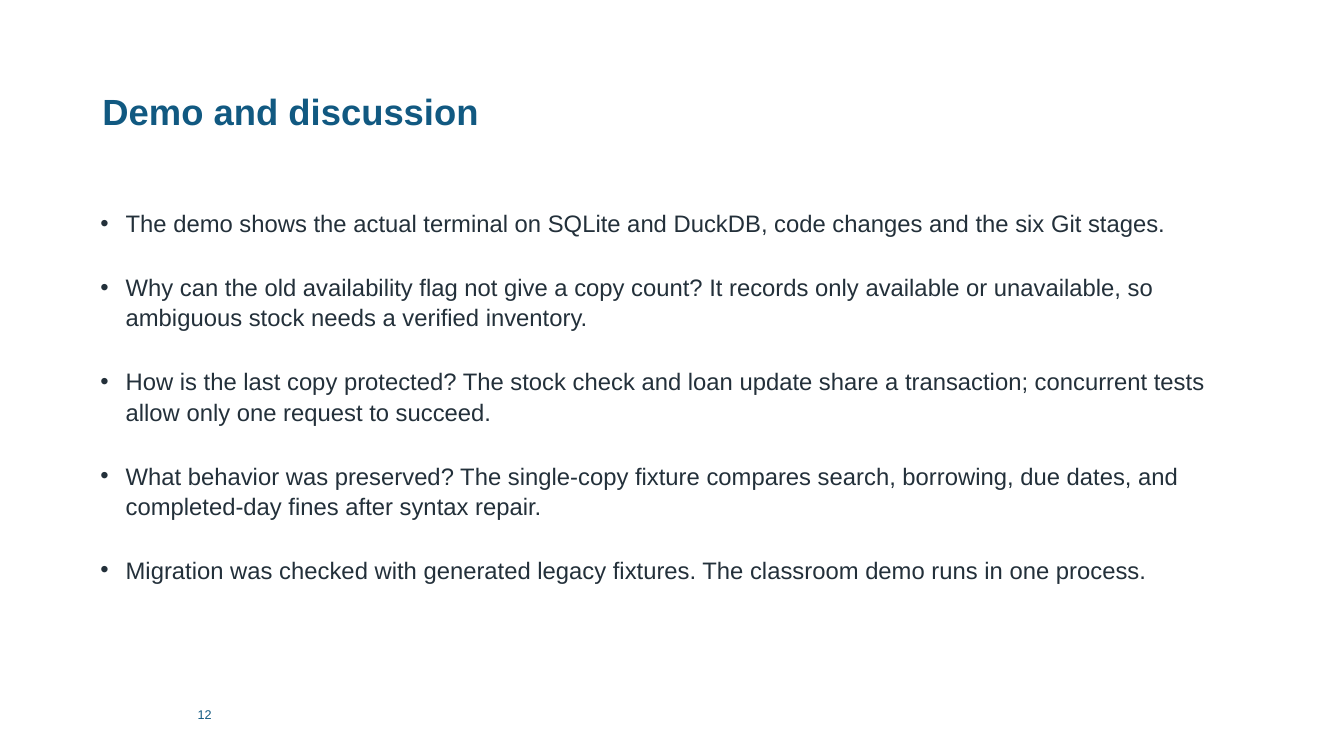
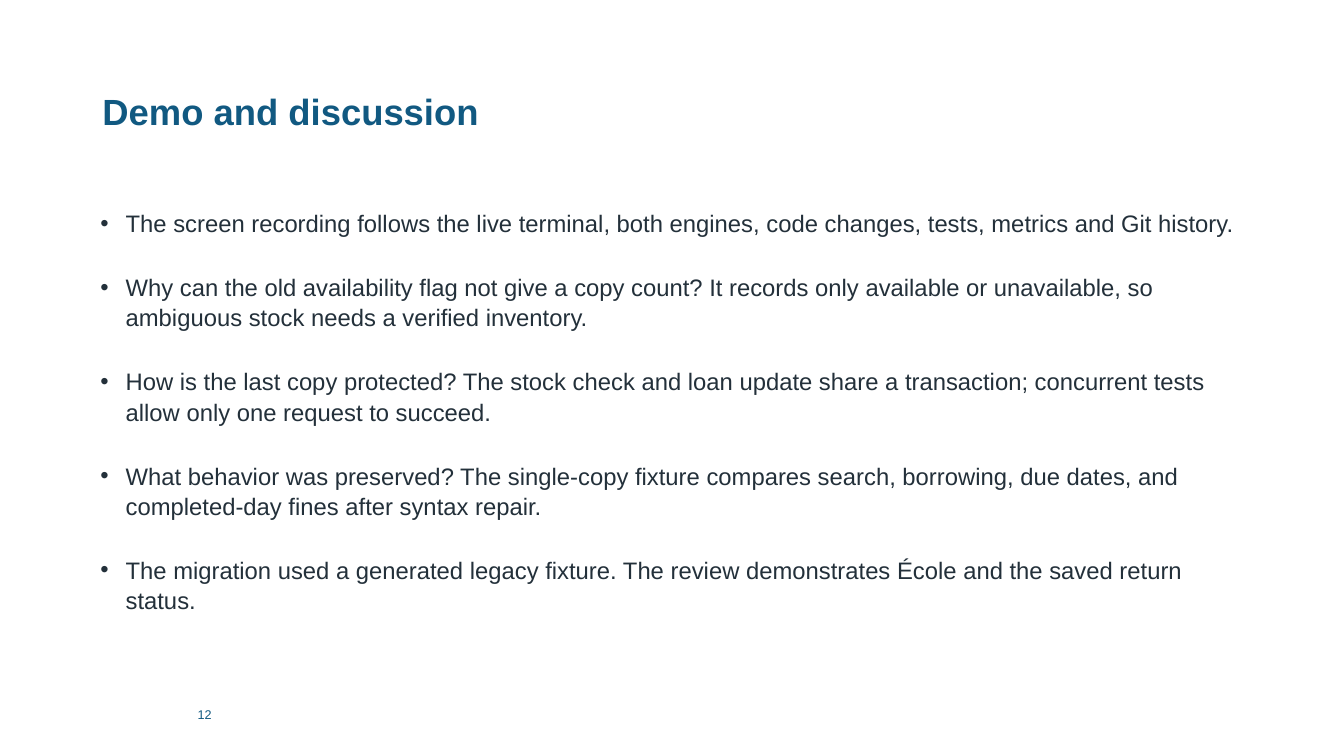
Before and after one commit to jurialamri6-eng/SE431-repository, a slide deck: slide 14 of Presentation/SE431_Presentation.pptx. Drawn at 1344x756 pixels with LibreOffice and Linux fonts; fonts in the diff are those of the drawing. Boxes give left, top, right and bottom in pixels: in the first picture for what was removed or moved away, otherwise in the second. Text is boxed around its words. In the diff, an @@ line names an element or a change of style, - is before the commit and + after.

```diff
--- a/Presentation/SE431_Presentation.pptx
+++ b/Presentation/SE431_Presentation.pptx
@@ text at [126,214,1233,237]: text changed @@
-• The demo shows the actual terminal on SQLite and DuckDB, code changes and the six Git stages.
+• The screen recording follows the live terminal, both engines, code changes, tests, metrics and Git history.
@@ text at [126,560,1181,610]: text changed @@
-• Migration was checked with generated legacy fixtures. The classroom demo runs in one process.
+• The migration used a generated legacy fixture. The review demonstrates École and the saved return status.
```
Also in this commit, not shown: 5 other slides changed, 29 other files.
